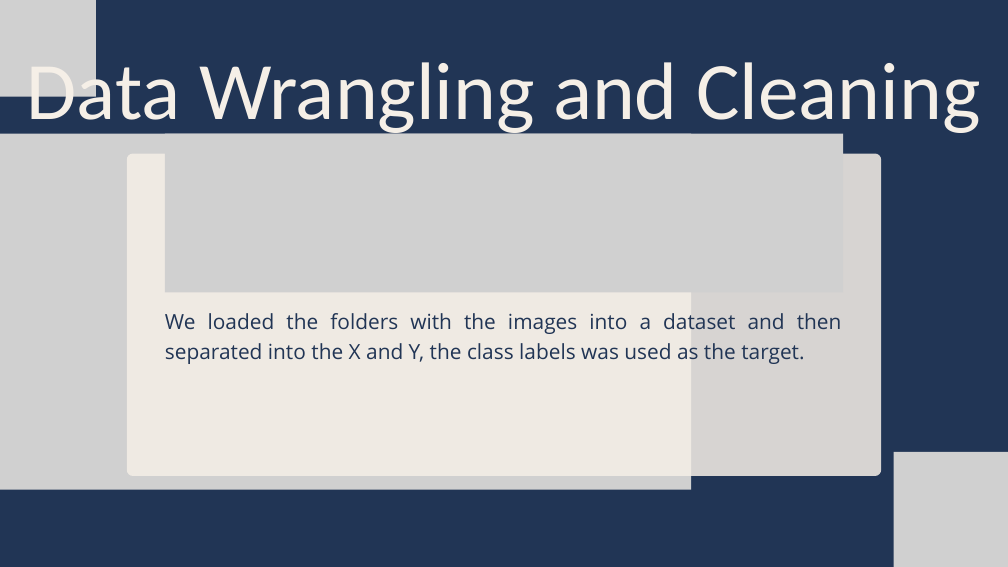
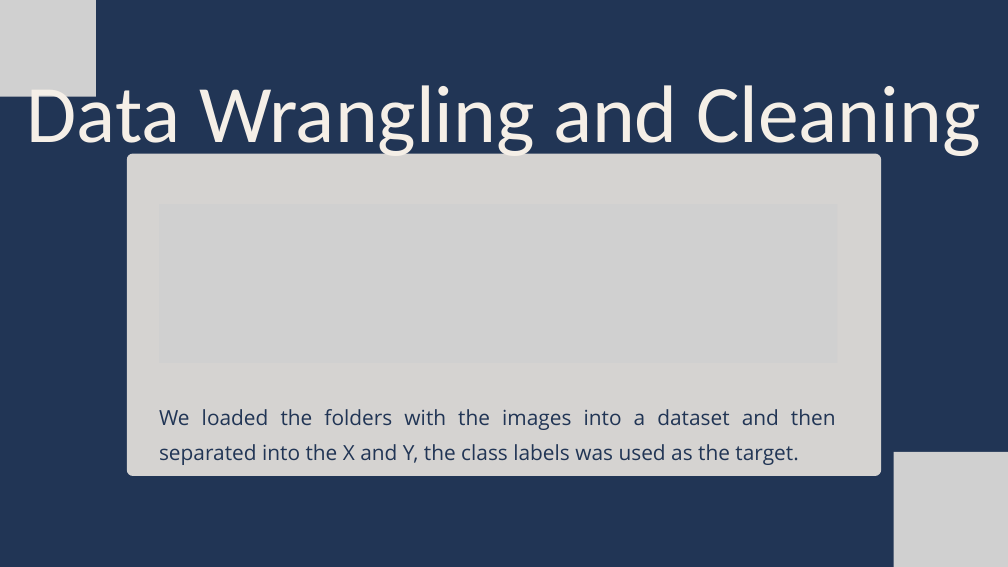
Before and after one commit to doomhazard/Alex-Castillo-IronHack-project-CNN, a slide deck: slide 4 of Deliverable/Kaggle Animals Clasification Presentation.pptx. Drawn at 1008x567 pixels with LibreOffice and Linux fonts; fonts in the diff are those of the drawing; grey boxes stand for pictures. Boxes give left, top, right and bottom in pixels: in the first picture for what was removed or moved away, otherwise in the second. Text is boxed around its words. In the diff, an @@ line names an element or a change of style, - is before the commit and + after.

```diff
--- a/Deliverable/Kaggle Animals Clasification Presentation.pptx
+++ b/Deliverable/Kaggle Animals Clasification Presentation.pptx
@@ text "Data Wrangling and Cleaning" at box(27, 74, 980, 161): line spacing 163.1pt to 1.4 @@
@@ picture removed at box(0, 134, 691, 490) @@
@@ freeform shape at box(127, 154, 881, 476): fill #F5EFE7 at 86% opacity to #F5EFE7 at 85% opacity @@
@@ picture: place and size @@
-picture at box(165, 134, 843, 292)
+picture at box(159, 204, 838, 363)
@@ text "We loaded the folders with ...": place and size @@
-text "We loaded the folders with ..." at box(165, 313, 842, 364)
+text "We loaded the folders with ..." at box(159, 409, 836, 465)
@@ text "We loaded the folders with ..." at box(159, 409, 836, 465): line spacing 41.8pt to 1.4 @@
```
Also in this commit, not shown: 6 other slides changed, 4 slides added, 1 slide removed, 1 other file.
